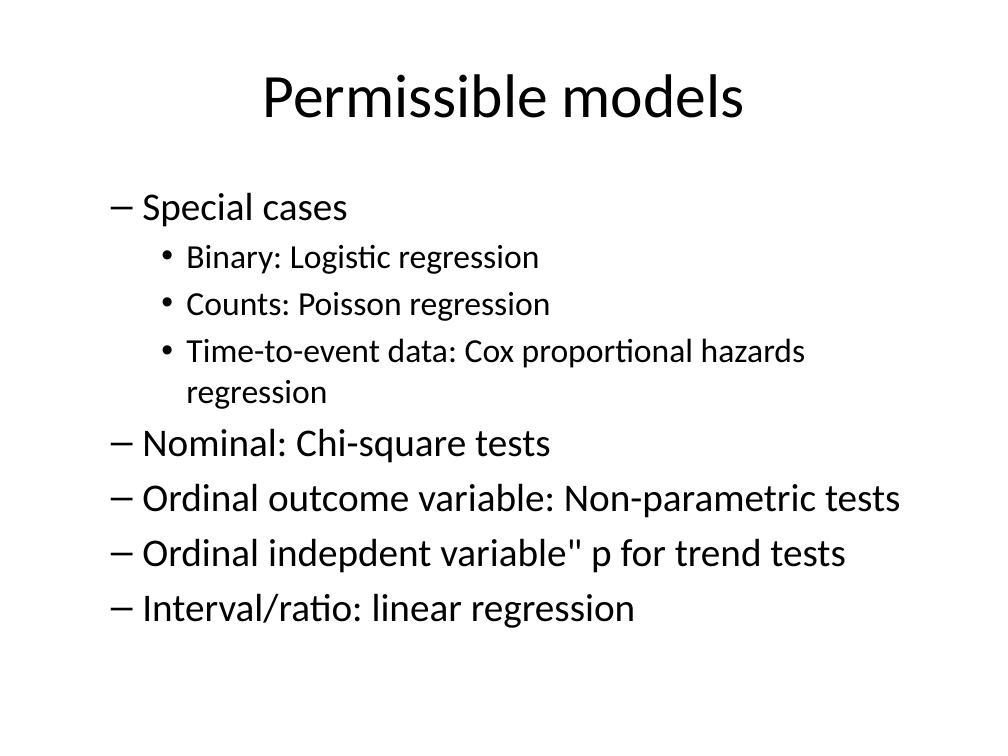
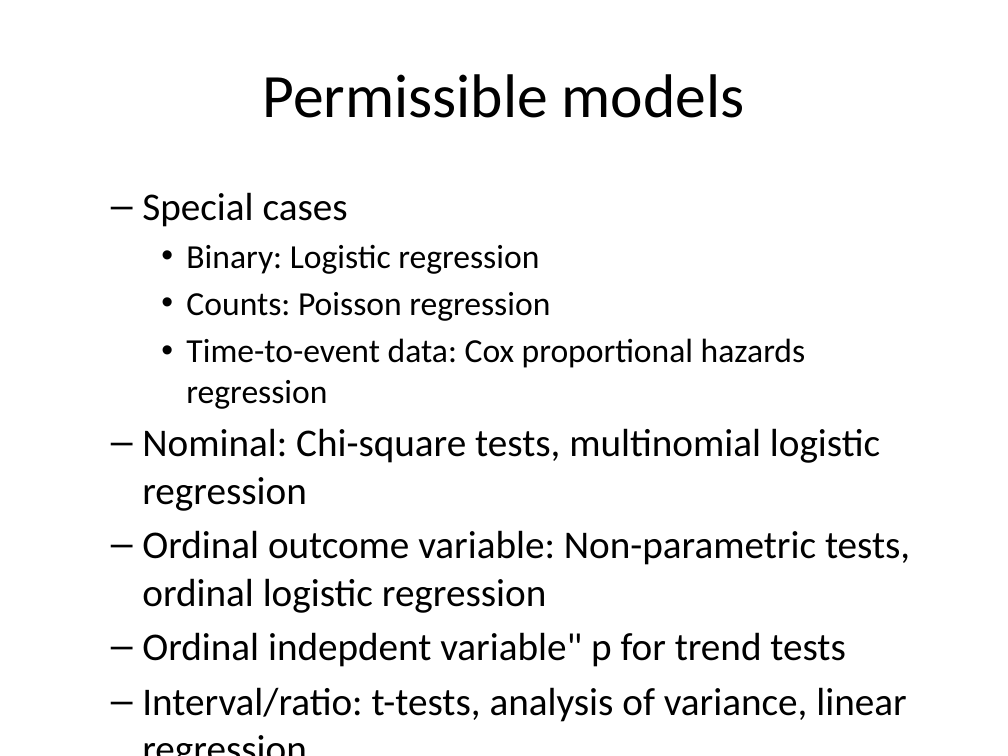
Before and after one commit to classes-medb/5510, a slide deck: slide 5 of src/video-13-statistical-models.pptx. Drawn at 1008x756 pixels with LibreOffice and Linux fonts; fonts in the diff are those of the drawing. Boxes give left, top, right and bottom in pixels: in the first picture for what was removed or moved away, otherwise in the second. Text is boxed around its words. In the diff, an @@ line names an element or a change of style, - is before the commit and + after.

```diff
--- a/src/video-13-statistical-models.pptx
+++ b/src/video-13-statistical-models.pptx
@@ text at <box>142,428,910,613</box>: text changed @@
-  – Nominal: Chi-square tests
-  – Ordinal outcome variable: Non-parametric tests
+  – Nominal: Chi-square tests, multinomial logistic regression
+  – Ordinal outcome variable: Non-parametric tests, ordinal logistic regression
@@ text at <box>142,687,906,722</box>: text changed @@
-  – Interval/ratio: linear regression
+  – Interval/ratio: t-tests, analysis of variance, linear regression
```
Also in this commit, not shown: 4 other slides changed, 10 slides added, 1 slide removed, 6 other files.
